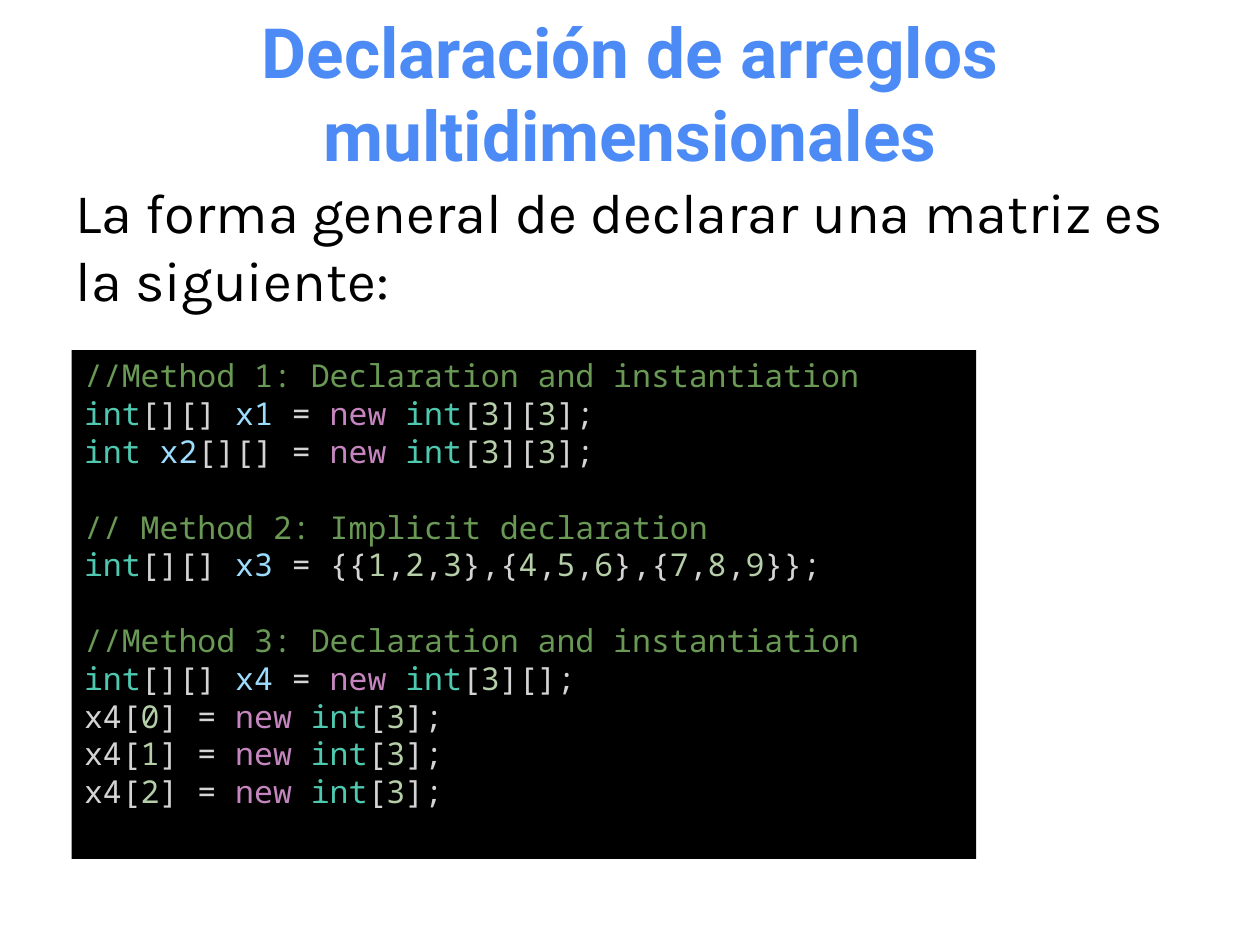
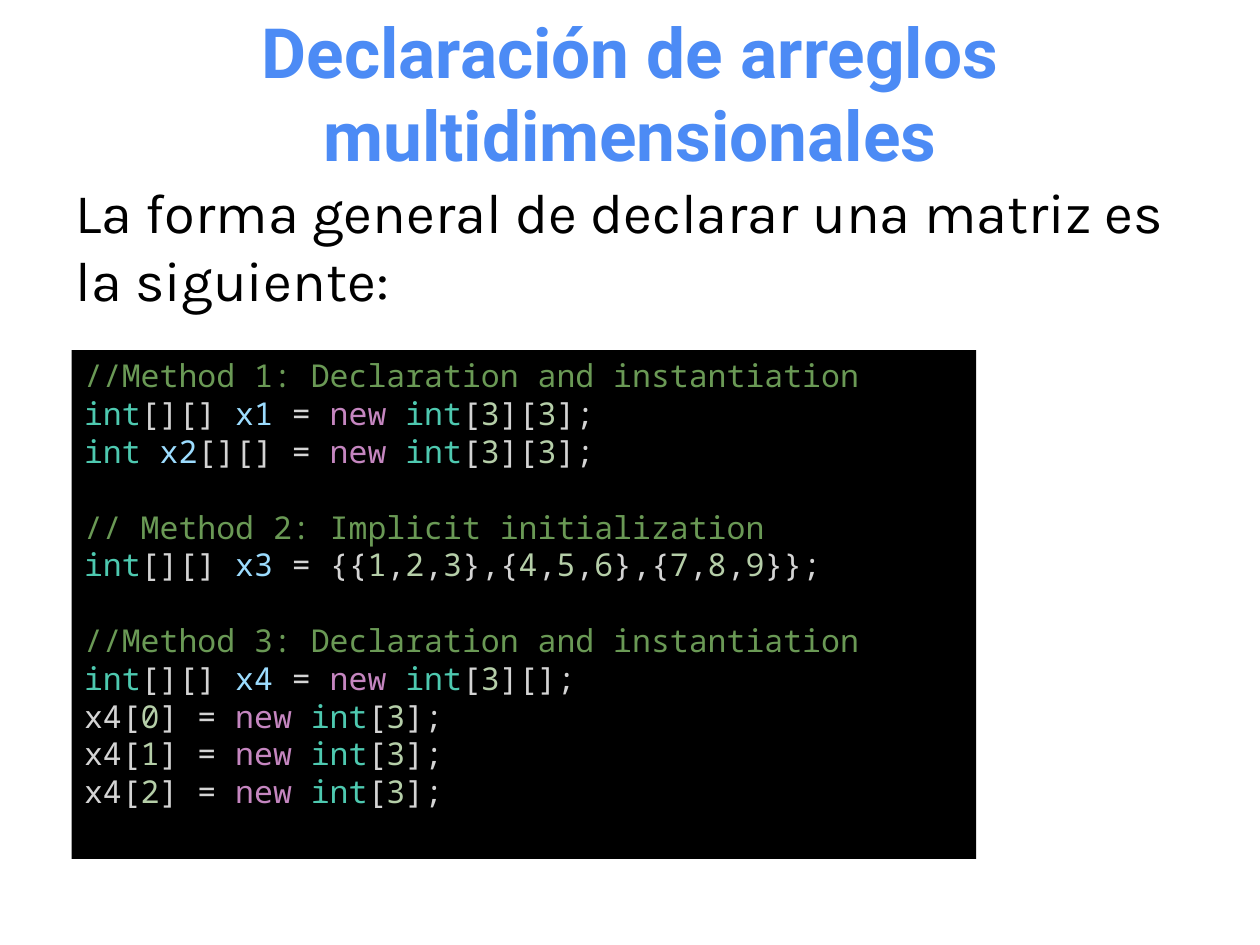
Before and after one commit to OMardil/INFO2, a slide deck: slide 10 of MOD01_Arreglos_multidimensionales/01 Presentacion/INFO2_MOD01-Arreglos_Multidimensionales.pptx. Drawn at 1260x945 pixels with LibreOffice and Linux fonts; fonts in the diff are those of the drawing. Boxes give left, top, right and bottom in pixels: in the first picture for what was removed or moved away, otherwise in the second. Text is boxed around its words. In the diff, an @@ line names an element or a change of style, - is before the commit and + after.

Commit message:
Update arreglos multidimensionales

```diff
--- a/MOD01_Arreglos_multidimensionales/01 Presentacion/INFO2_MOD01-Arreglos_Multidimensionales.pptx
+++ b/MOD01_Arreglos_multidimensionales/01 Presentacion/INFO2_MOD01-Arreglos_Multidimensionales.pptx
@@ text in rectangle at bbox=[141, 515, 765, 547]: text changed @@
-// Method 2: Implicit declaration
+// Method 2: Implicit initialization
```
Also in this commit, not shown: 5 other slides changed, 2 slides added, 3 slides removed, 1 other file.
